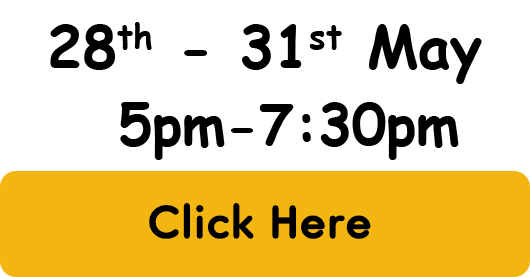
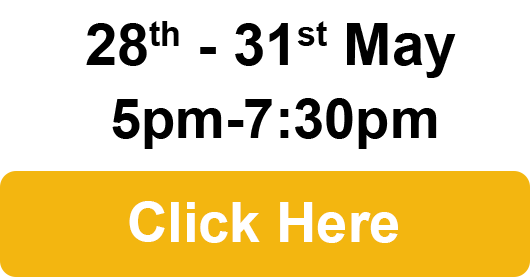
Layers edited between the first and the second 530 × 277 image:
painted on "28th - 31st May" over left=50, top=21, right=482, bottom=84
painted on "5pm-7:30pm" over left=112, top=98, right=459, bottom=160
added layer "Click Here" above "Rectangle 1" over left=129, top=201, right=398, bottom=243
added layer "Rectangle 1" above "Layer 1" over left=129, top=201, right=398, bottom=243
painted on "Layer 1" over left=129, top=201, right=398, bottom=243
